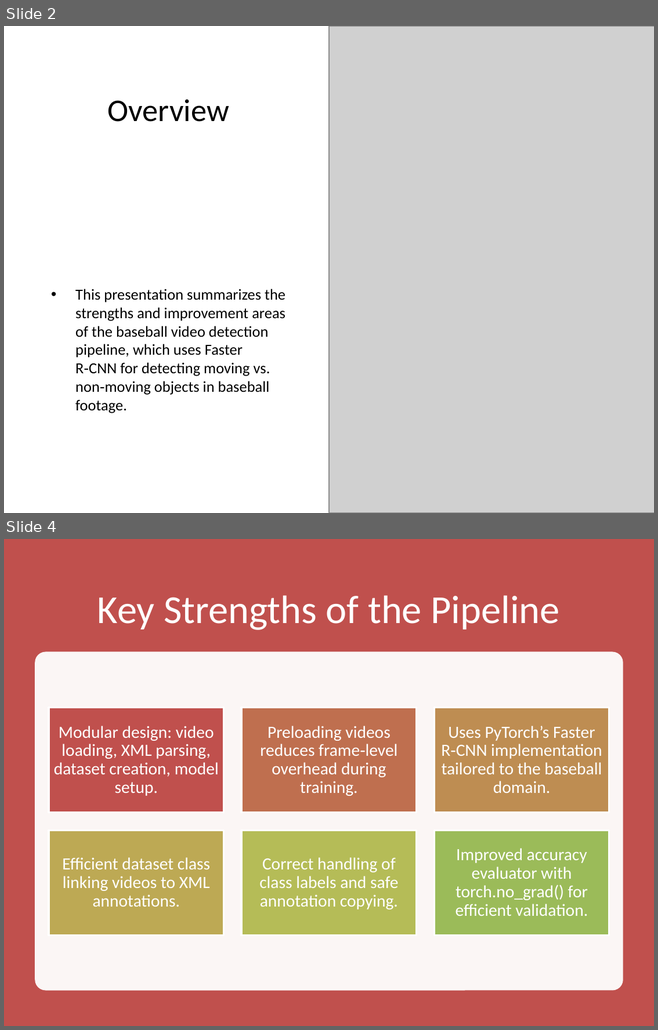
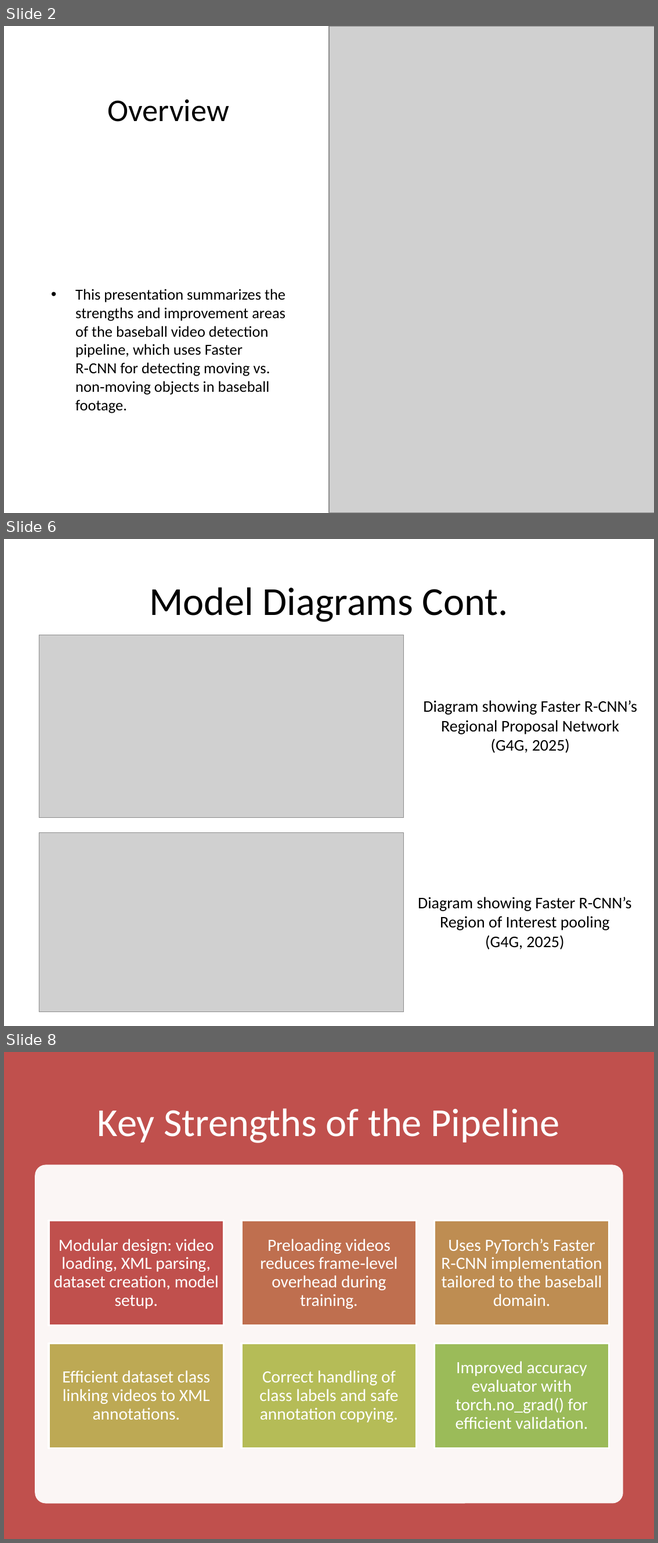
Before and after one commit to GlenWilliams2k/ECON-8310-Semester-Project, a slide deck: Baseball_Detection_Presentation.pptx. Shown one above the other, each under a label of ours: slides 2 and 4 before the commit, slides 2, 6 and 8 after it; the slides between them are not shown. The pictures are 658x1030 and 658x1543 pixels, drawn with LibreOffice and Linux fonts; fonts in the diff are those of the drawing; grey boxes stand for pictures. Boxes give left, top, right and bottom in pixels: in the first picture for what was removed or moved away, otherwise in the second. Text is boxed around its words. In the diff, an @@ line names an element or a change of style, - is before the commit and + after.

```diff
--- a/Baseball_Detection_Presentation.pptx
+++ b/Baseball_Detection_Presentation.pptx
@@ slide 6 added at [4, 539, 654, 1026], background #FFFFFF @@
@@ title added at [149, 587, 508, 622], 44 pt, text #000000 @@
+Model Diagrams Cont.
@@ picture added at [39, 635, 404, 817] @@
@@ text added at [423, 700, 637, 753], 18 pt, text #000000 @@
+Diagram showing Faster R-CNN’s Regional Proposal Network
+(G4G, 2025)
@@ picture added at [39, 832, 404, 1012] @@
@@ text added at [418, 897, 632, 950], 18 pt, text #000000 @@
+Diagram showing Faster R-CNN’s Region of Interest pooling
+(G4G, 2025)
@@ what was slide 4 is now slide 8 @@
```
Also in this commit, not shown: 2 slides changed, 3 other slides added, 1 other file.
